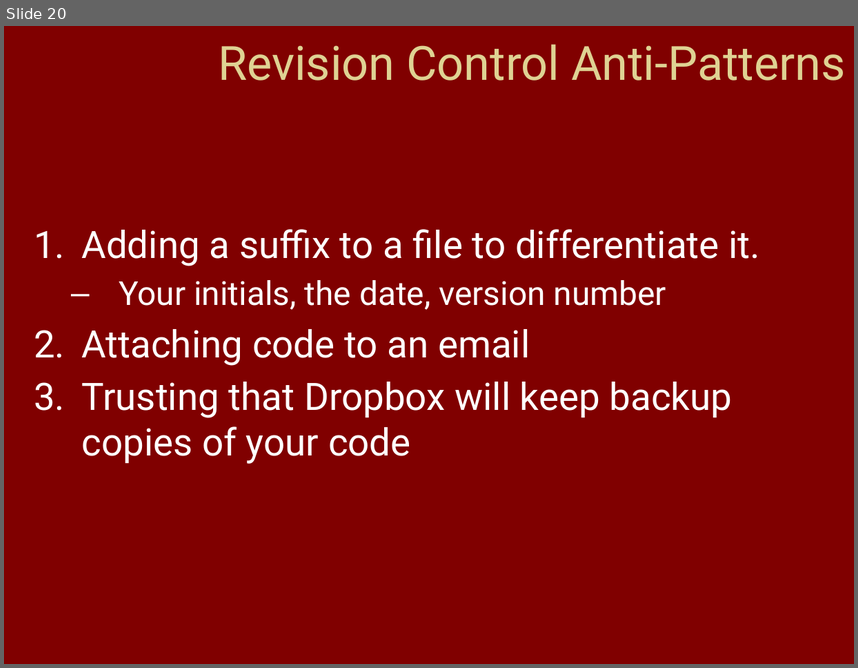
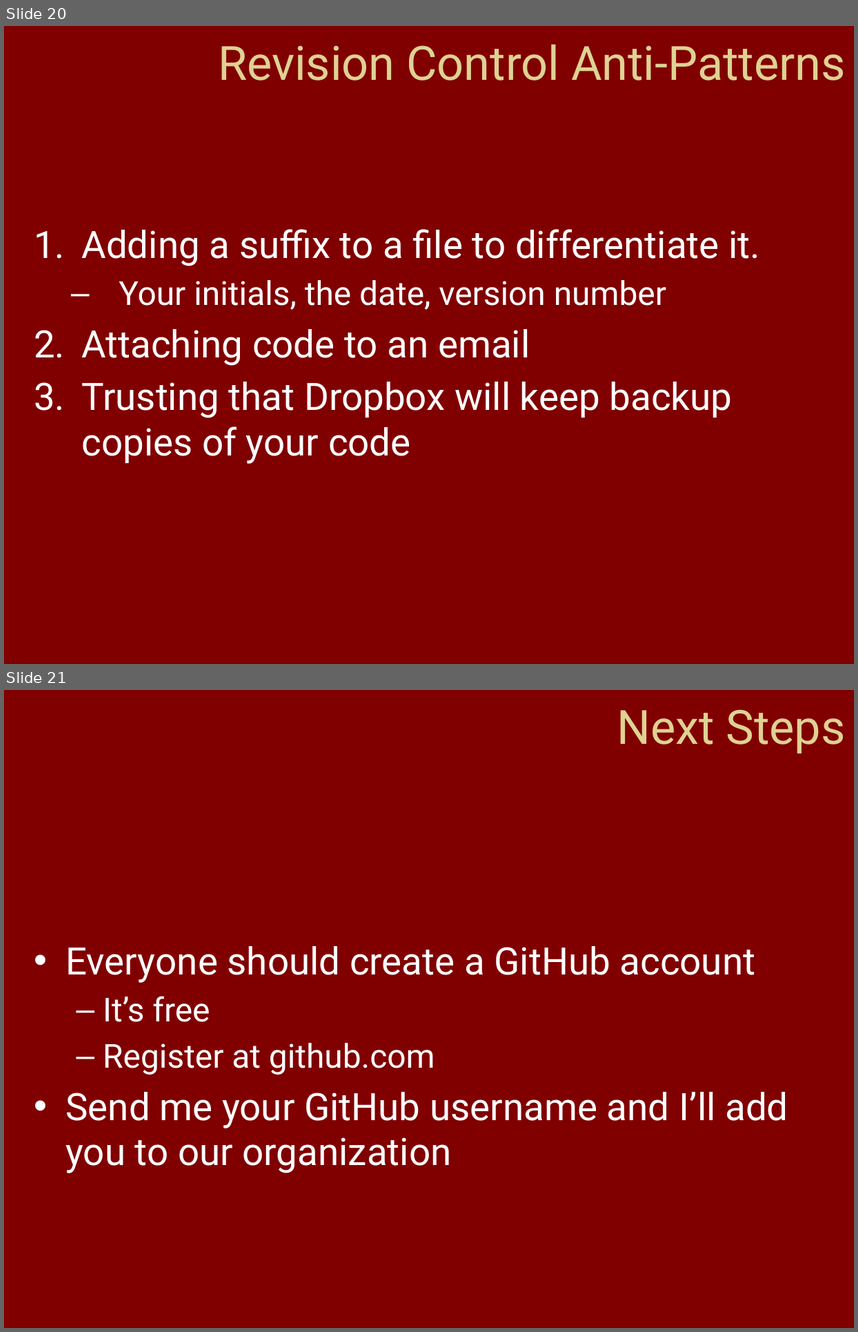
Before and after one commit to QBRC/GithubDemo, a slide deck: Git & Github.pptx. Shown one above the other, each under a label of ours: slide 20 before the commit, slides 20 and 21 after it. The pictures are 858x668 and 858x1332 pixels, drawn with LibreOffice and Linux fonts; fonts in the diff are those of the drawing; background and template pictures are left out. Boxes give left, top, right and bottom in pixels: in the first picture for what was removed or moved away, otherwise in the second. Text is boxed around its words. In the diff, an @@ line names an element or a change of style, - is before the commit and + after.

Commit message:
Added next steps.

```diff
--- a/Git & Github.pptx
+++ b/Git & Github.pptx
@@ slide 21 added at bbox=[4, 690, 854, 1328], background picture (left out) @@
@@ title added at bbox=[617, 709, 846, 753], 40 pt, text #DFD293 @@
+Next Steps
@@ text added at bbox=[65, 946, 788, 1173], 32 pt, text #FFFFFF @@
+• Everyone should create a GitHub account
+  – It’s free
+  – Register at github.com
+• Send me your GitHub username and I’ll add you to our organization
```
